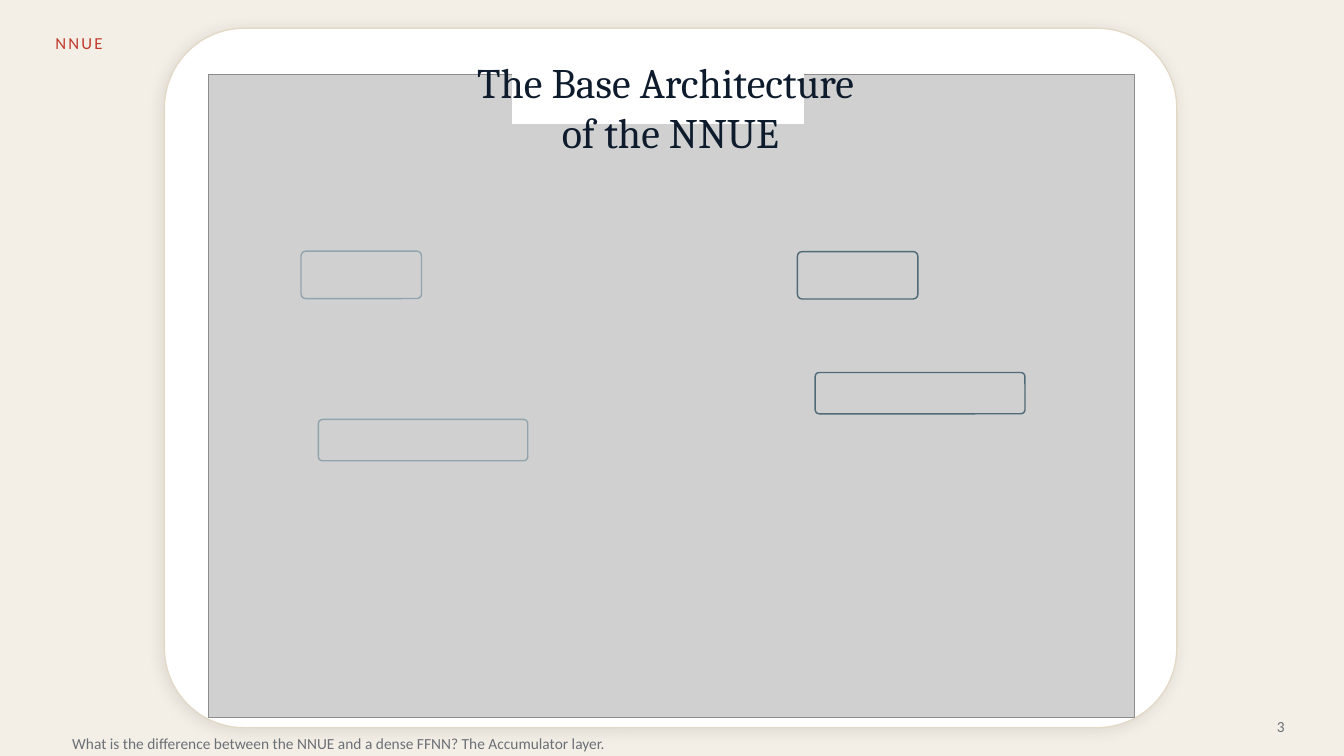
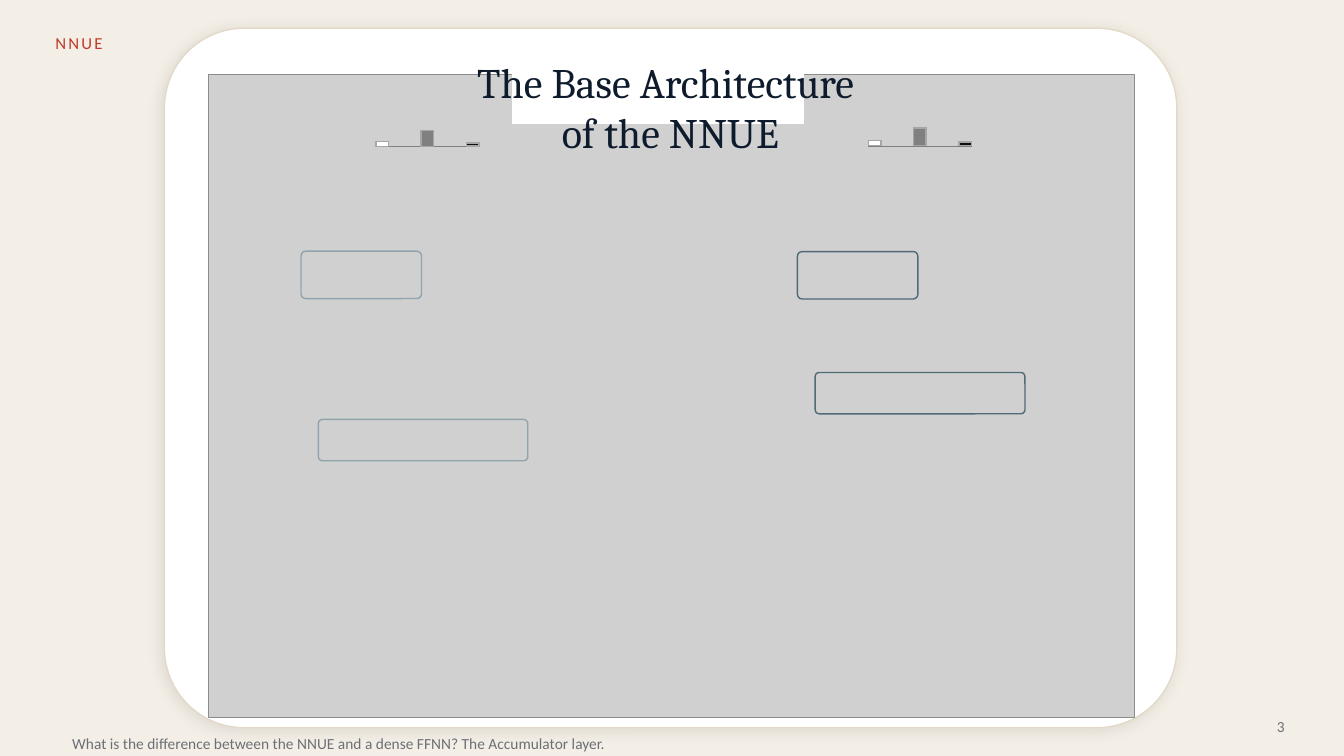
Before and after one commit to Omega97/masters-thesis-unsupervised-bucketing, a slide deck: slide 3 of Presentation/Chess_MoE_pre_defense.pptx. Drawn at 1344x756 pixels with LibreOffice and Linux fonts; fonts in the diff are those of the drawing; grey boxes stand for pictures. Boxes give left, top, right and bottom in pixels: in the first picture for what was removed or moved away, otherwise in the second. Text is boxed around its words. In the diff, an @@ line names an element or a change of style, - is before the commit and + after.

```diff
--- a/Presentation/Chess_MoE_pre_defense.pptx
+++ b/Presentation/Chess_MoE_pre_defense.pptx
@@ group added at (x1=375, y1=130, x2=480, y2=146): 3 rectangles, 1 line @@
@@ group added at (x1=868, y1=128, x2=973, y2=146): 3 rectangles, 1 line @@
```
Also in this commit, not shown: 7 other slides changed, 1 other file.
